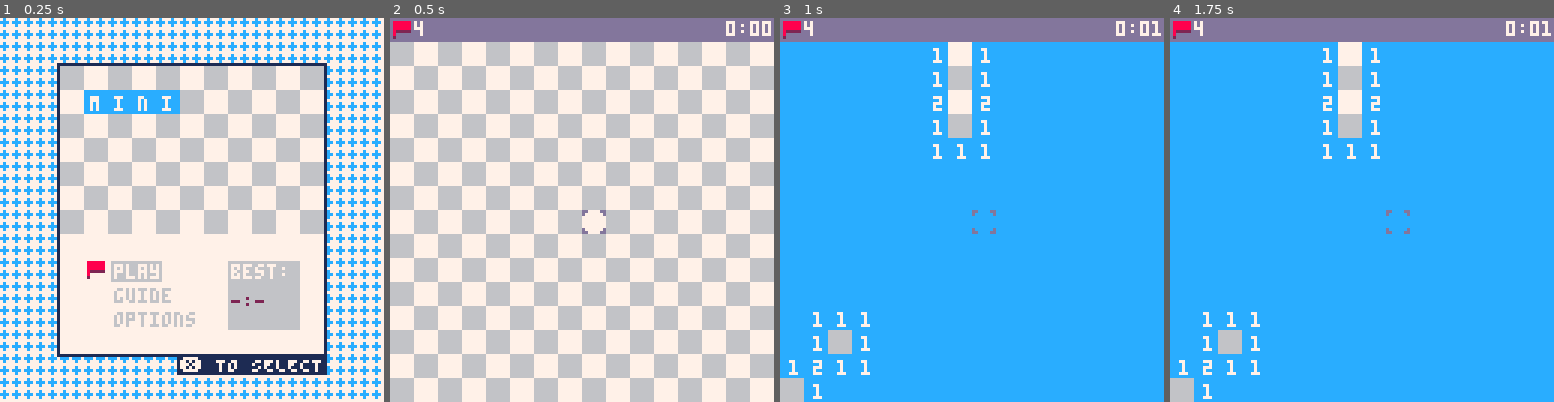
Above: before the commit, frames 1-4 (left to right).
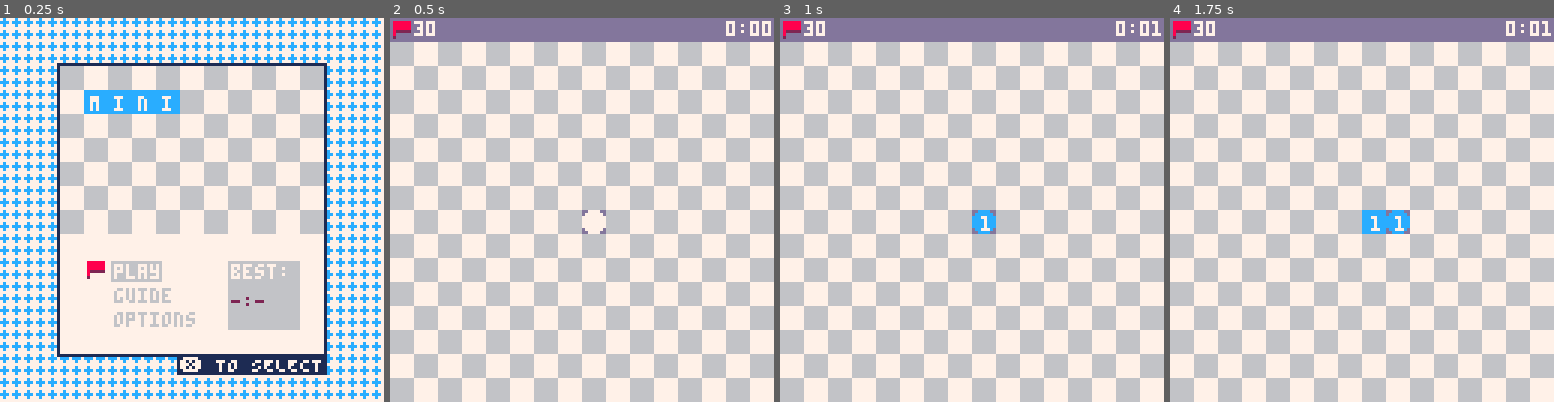
Above: after the commit, the same moments.

Repository: wsasaki01/mini-mines
Game: PICO-8 cartridge mini-mines.p8
The game is run twice, just before and just after one commit, with the same random seed, the same clock (stepped at 60 frames per second) and the same inputs.
Inputs (mouse positions are in pixels of both pictures, inside the frame that each line leads up to):
- Up to frame 1 (0.25 s): no input
- Up to frame 2 (0.5 s): tap X (X key) at 0.33 s
- Up to frame 3 (1 s): click (1060, 121) at 0.67 s; tap O (Z key) at 0.7 s
- Up to frame 4 (1.75 s): tap X (X key) at 1.07 s; click (1216, 267) at 1.22 s; hold Right from 1.6 s (still down); tap O (Z key) at 1.7 s

Frame 1 is identical in both runs. In frame 2, 0.1% of the frame differs, in the area x 6-12%, y 0-5%; in frame 3, 91%, in the area x 0-100%, y 0-100%; in frame 4, 90%.

Commit message:
Update gen to make first click non-mine

Diff:
--- a/gen.lua
+++ b/gen.lua
@@ -1,22 +1,30 @@
-function create_mines(width, height, mines)
+function create_mines(width, height, mines, current)
+    -- store mines
     local grid = {}
 
+    -- keep adding mines until there's enough
     while #grid != mines do
-        printh("---", "log")
+        --printh("---", "log")
+        -- generate a mine location
         local loc = gen(width, height)
-        printh("loc: "..loc[1]..", "..loc[2], "log")
+        --printh("loc: "..loc[1]..", "..loc[2], "log")
 
+        -- check if there's already a mine there, or that's where the player pressed
         local flag = false
         for mine in all(grid) do
-            printh("checking against: "..mine[1]..", "..mine[2], "log")
-            if loc[1] == mine[1] and loc[2] == mine[2] then
-                printh("!!!", "log")
+            --printh("checking against: "..mine[1]..", "..mine[2], "log")
+            if
+            (loc[1] == mine[1] and loc[2] == mine[2]) or
+            (loc[1] == current[1] and loc[2] == current[2]) then
+                --printh("!!!", "log")
+                -- if so, don't add that location to the list
                 flag = true
             end
         end
 
+        -- add valid mines to the list
         if not flag then
-            printh("added!", "log")
+            --printh("added!", "log")
 
             add(grid, loc)
         end
--- a/main.lua
+++ b/main.lua
@@ -71,7 +71,7 @@
     height = 15
 
     -- number of mines
-    mcount = 4
+    mcount = 30
 
     -- number of flags available (automaticall set to no. of mines)
     fcount = mcount
@@ -252,7 +252,8 @@
 
                 if first then
                     -- create a list of mines
-                    mine_list = create_mines(width, height, mcount)
+                    -- pass in current position to ensure no mine spawns there
+                    mine_list = create_mines(width, height, mcount, {p.mx, p.my})
 
                     for mine in all(mine_list) do
                         --printh(mine[1]..", "..mine[2], "log", false)
